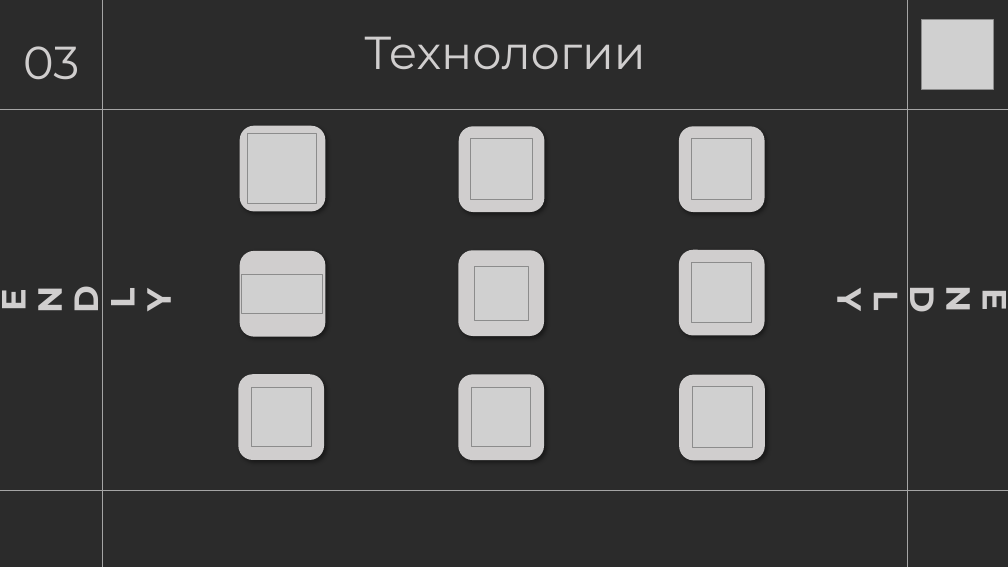
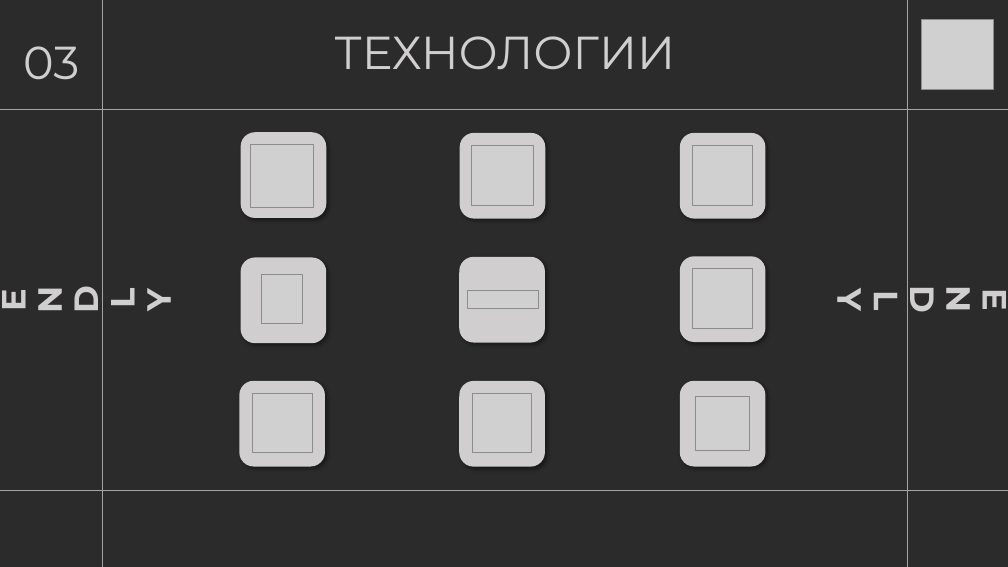
Before and after one commit to BRMilev22/spendly-mobile, a slide deck: slide 4 of docx/Spendly.pptx (slide 3 before the commit). Drawn at 1008x567 pixels with LibreOffice and Linux fonts; fonts in the diff are those of the drawing; grey boxes stand for pictures; background and template pictures are left out; a plain dark background stands for a picture behind light text. Boxes give left, top, right and bottom in pixels: in the first picture for what was removed or moved away, otherwise in the second. Text is boxed around its words. In the diff, an @@ line names an element or a change of style, - is before the commit and + after.

Commit message:
Update presentation

```diff
--- a/docx/Spendly.pptx
+++ b/docx/Spendly.pptx
@@ title at [335,36,676,70]: text changed @@
-Технологии
+ТЕХНОЛОГИИ
@@ picture: place and size @@
-picture at [247,133,317,203]
+picture at [251,144,314,207]
@@ picture removed at [475,267,529,321] @@
@@ picture removed at [242,274,323,314] @@
@@ picture added at [262,275,303,324] @@
@@ picture added at [467,290,539,309] @@
@@ 9 rounded rectangles, 5 pictures: place and size @@
-9 rounded rectangles, 5 pictures at [238,126,765,461]
+9 rounded rectangles, 5 pictures at [240,132,765,467]
@@ picture: place and size @@
-picture at [692,386,752,447]
+picture at [696,396,749,450]
```
Also in this commit, not shown: 3 other slides changed, 2 slides added.
